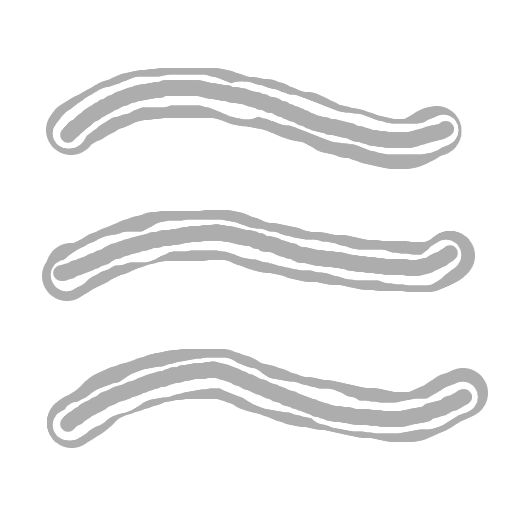
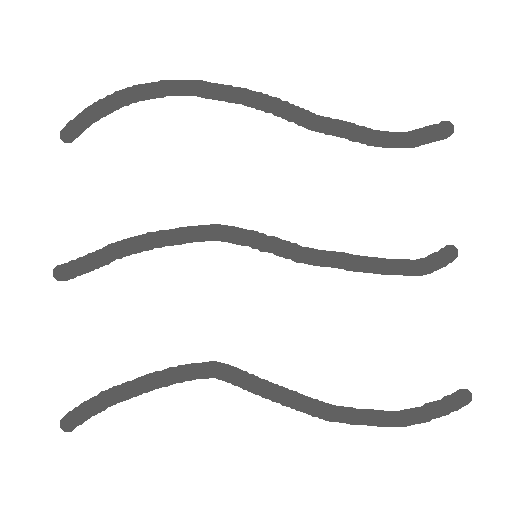
Revision of a layered 512x512 image; what changed, layer by layer:
painted on "CyanSymbol.png" over [53, 80, 472, 432]
hid "Layer" over [50, 74, 479, 441]
hid "Layer #1" over [42, 68, 488, 448]
